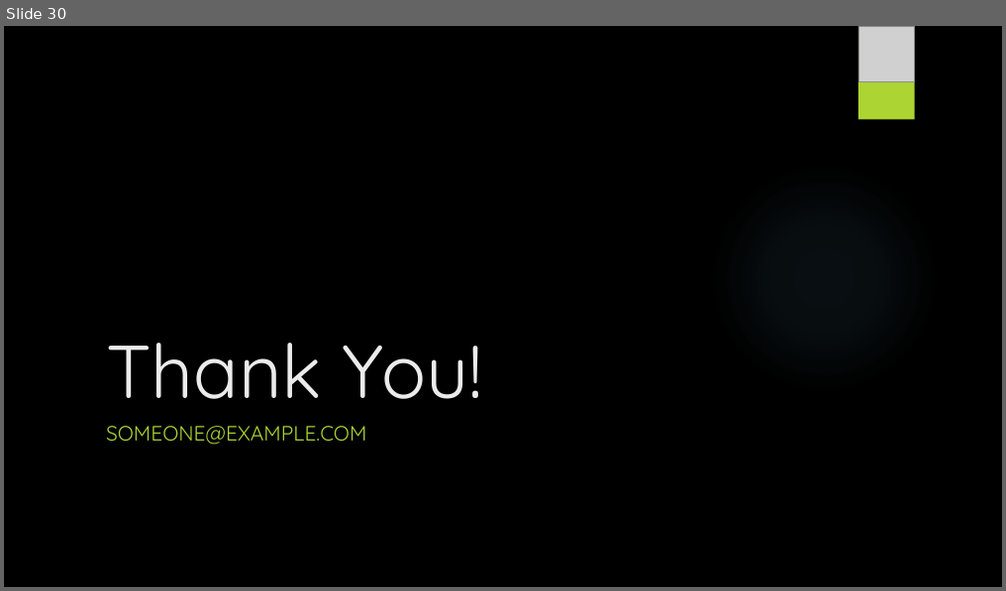
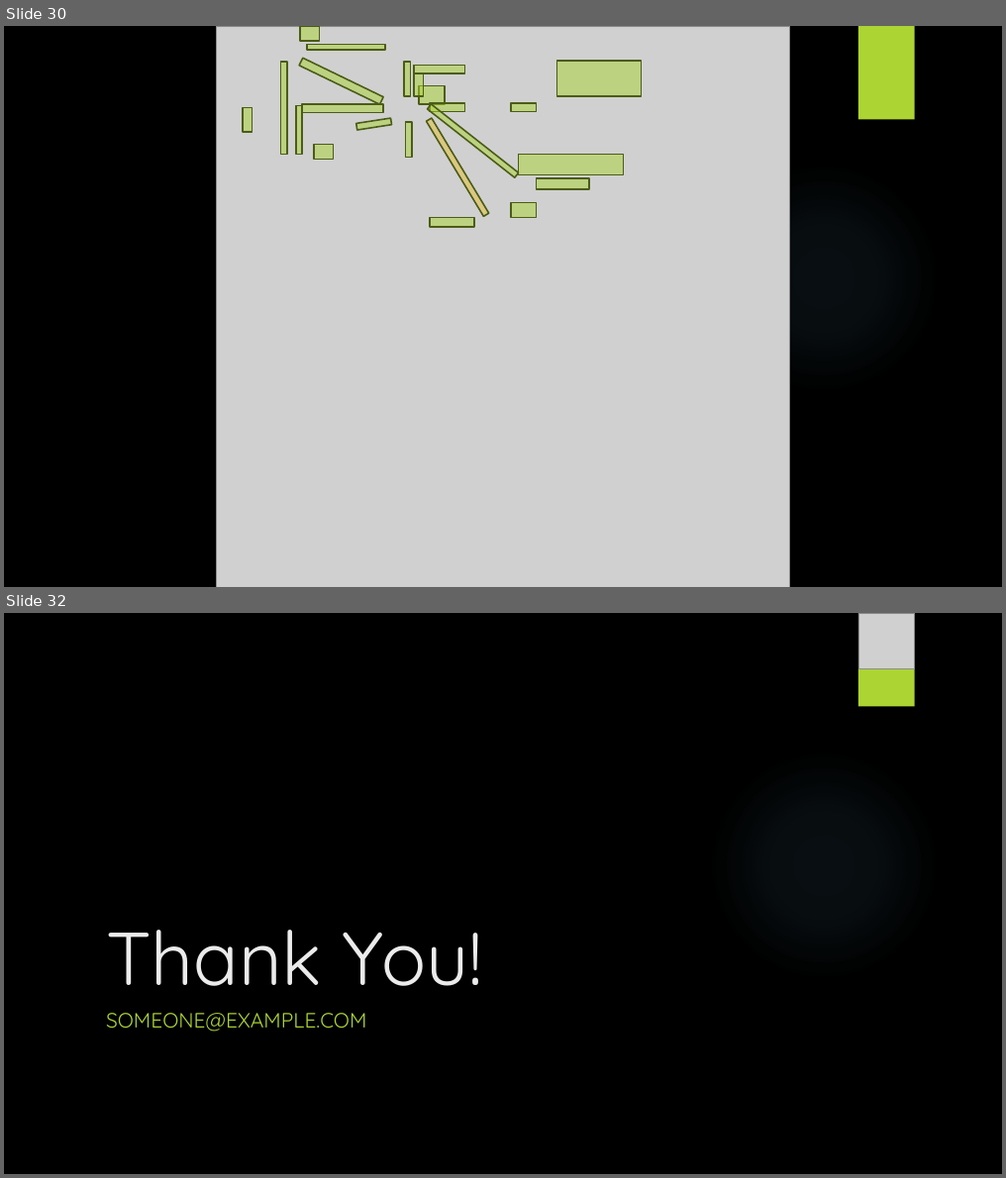
Before and after one commit to yasenstar/EA_MetaModel, a slide deck: Master_EAS_Meta-Model.pptx. Shown one above the other, each under a label of ours: slide 30 before the commit, slides 30 and 32 after it; the slides between them are not shown. The pictures are 1006x591 and 1006x1178 pixels, drawn with LibreOffice and Linux fonts; fonts in the diff are those of the drawing; grey boxes stand for pictures; background and template pictures are left out. Boxes give left, top, right and bottom in pixels: in the first picture for what was removed or moved away, otherwise in the second. Text is boxed around its words. In the diff, an @@ line names an element or a change of style, - is before the commit and + after.

```diff
--- a/Master_EAS_Meta-Model.pptx
+++ b/Master_EAS_Meta-Model.pptx
@@ slide 30 added at <box>4,26,1002,587</box>, background picture (left out); not listed: 1 template element that a slide beside it also shows @@
@@ picture added at <box>216,26,789,587</box> @@
@@ rectangle added at <box>300,26,320,41</box>, fill #ACD433 at 50% opacity, outline #4B5D16 1.5 pt @@
@@ rectangle added at <box>307,44,386,49</box>, fill #ACD433 at 50% opacity, outline #4B5D16 1.5 pt @@
@@ rectangle added at <box>858,26,915,120</box>, fill #ACD433 @@
@@ rectangle added at <box>281,62,287,155</box>, fill #ACD433 at 50% opacity, outline #4B5D16 1.5 pt @@
@@ rectangle added at <box>299,58,384,104</box>, fill #ACD433 at 50% opacity, outline #4B5D16 1.5 pt @@
@@ rectangle added at <box>404,62,411,97</box>, fill #ACD433 at 50% opacity, outline #4B5D16 1.5 pt @@
@@ rectangle added at <box>414,65,464,74</box>, fill #ACD433 at 50% opacity, outline #4B5D16 1.5 pt @@
@@ rectangle added at <box>414,74,423,96</box>, fill #ACD433 at 50% opacity, outline #4B5D16 1.5 pt @@
@@ rectangle added at <box>557,61,642,96</box>, fill #ACD433 at 50% opacity, outline #4B5D16 1.5 pt @@
@@ rectangle added at <box>243,107,252,132</box>, fill #ACD433 at 50% opacity, outline #4B5D16 1.5 pt @@
@@ rectangle added at <box>296,106,302,155</box>, fill #ACD433 at 50% opacity, outline #4B5D16 1.5 pt @@
@@ rectangle added at <box>302,104,383,113</box>, fill #ACD433 at 50% opacity, outline #4B5D16 1.5 pt @@
@@ rectangle added at <box>419,85,445,104</box>, fill #ACD433 at 50% opacity, outline #4B5D16 1.5 pt @@
@@ rectangle added at <box>428,104,518,177</box>, fill #ACD433 at 50% opacity, outline #4B5D16 1.5 pt @@
@@ rectangle added at <box>430,104,465,112</box>, fill #ACD433 at 50% opacity, outline #4B5D16 1.5 pt @@
@@ rectangle added at <box>511,104,537,112</box>, fill #ACD433 at 50% opacity, outline #4B5D16 1.5 pt @@
@@ rectangle added at <box>314,144,334,160</box>, fill #ACD433 at 50% opacity, outline #4B5D16 1.5 pt @@
@@ rectangle added at <box>356,118,392,131</box>, fill #ACD433 at 50% opacity, outline #4B5D16 1.5 pt @@
@@ rectangle added at <box>405,123,412,158</box>, fill #ACD433 at 50% opacity, outline #4B5D16 1.5 pt @@
@@ rectangle added at <box>427,118,489,216</box>, fill #E6C133 at 50% opacity, outline #4B5D16 1.5 pt @@
@@ rectangle added at <box>519,155,623,175</box>, fill #ACD433 at 50% opacity, outline #4B5D16 1.5 pt @@
@@ rectangle added at <box>511,202,537,218</box>, fill #ACD433 at 50% opacity, outline #4B5D16 1.5 pt @@
@@ rectangle added at <box>537,178,589,189</box>, fill #ACD433 at 50% opacity, outline #4B5D16 1.5 pt @@
@@ rectangle added at <box>430,218,475,227</box>, fill #ACD433 at 50% opacity, outline #4B5D16 1.5 pt @@
@@ what was slide 30 is now slide 32 @@
```
Also in this commit, not shown: 1 slide changed, 1 other slide added, 30 other files.
